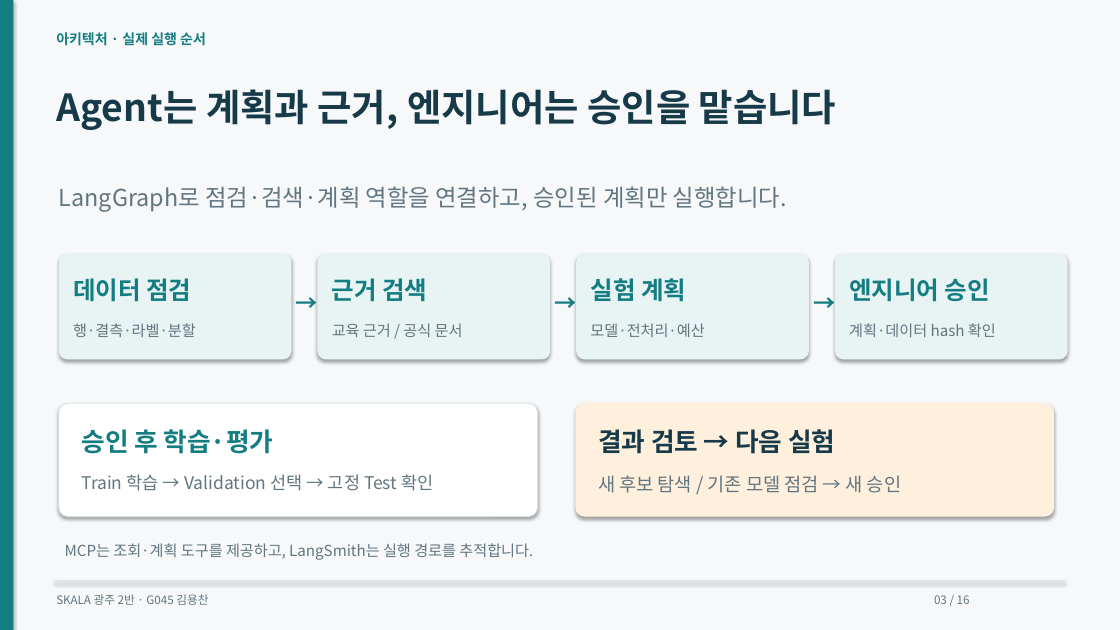
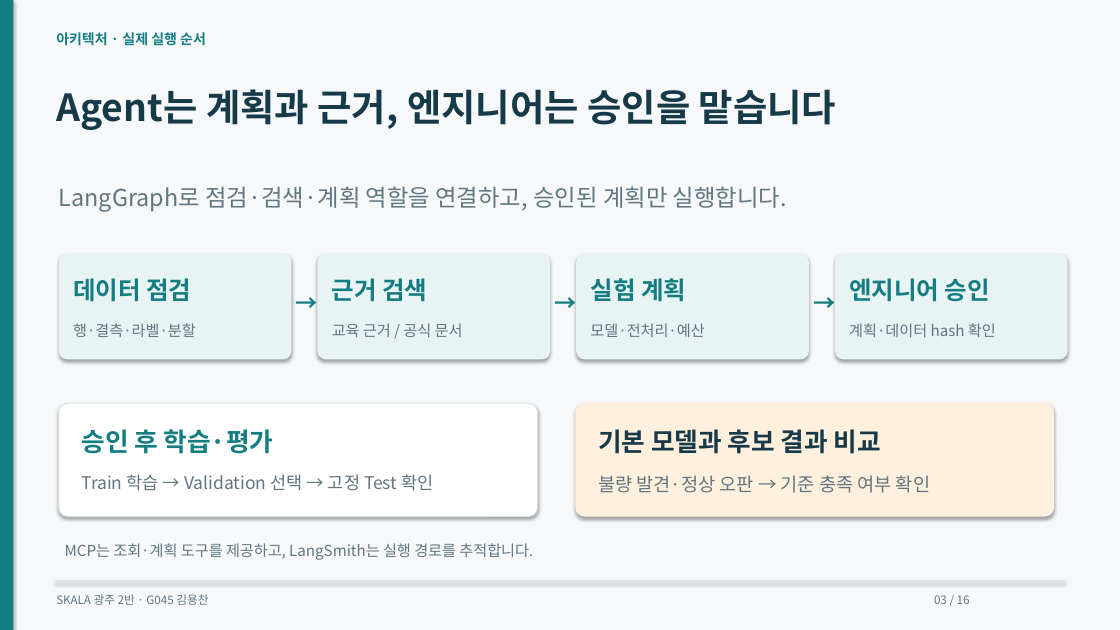
Before and after one commit to dragonchan95/Semiconductor-AI-Agent, a slide deck: slide 3 of docs/G045_Semiconductor_Agent.pptx. Drawn at 1120x630 pixels with LibreOffice and Linux fonts; fonts in the diff are those of the drawing. Boxes give left, top, right and bottom in pixels: in the first picture for what was removed or moved away, otherwise in the second. Text is boxed around its words. In the diff, an @@ line names an element or a change of style, - is before the commit and + after.

```diff
--- a/docs/G045_Semiconductor_Agent.pptx
+++ b/docs/G045_Semiconductor_Agent.pptx
@@ text at (598,429,880,454): text changed @@
-결과 검토 → 다음 실험
+기본 모델과 후보 결과 비교
@@ text at (598,475,930,493): text changed @@
-새 후보 탐색 / 기존 모델 점검 → 새 승인
+불량 발견·정상 오판 → 기준 충족 여부 확인
```
Also in this commit, not shown: 6 other slides changed, 39 other files.
